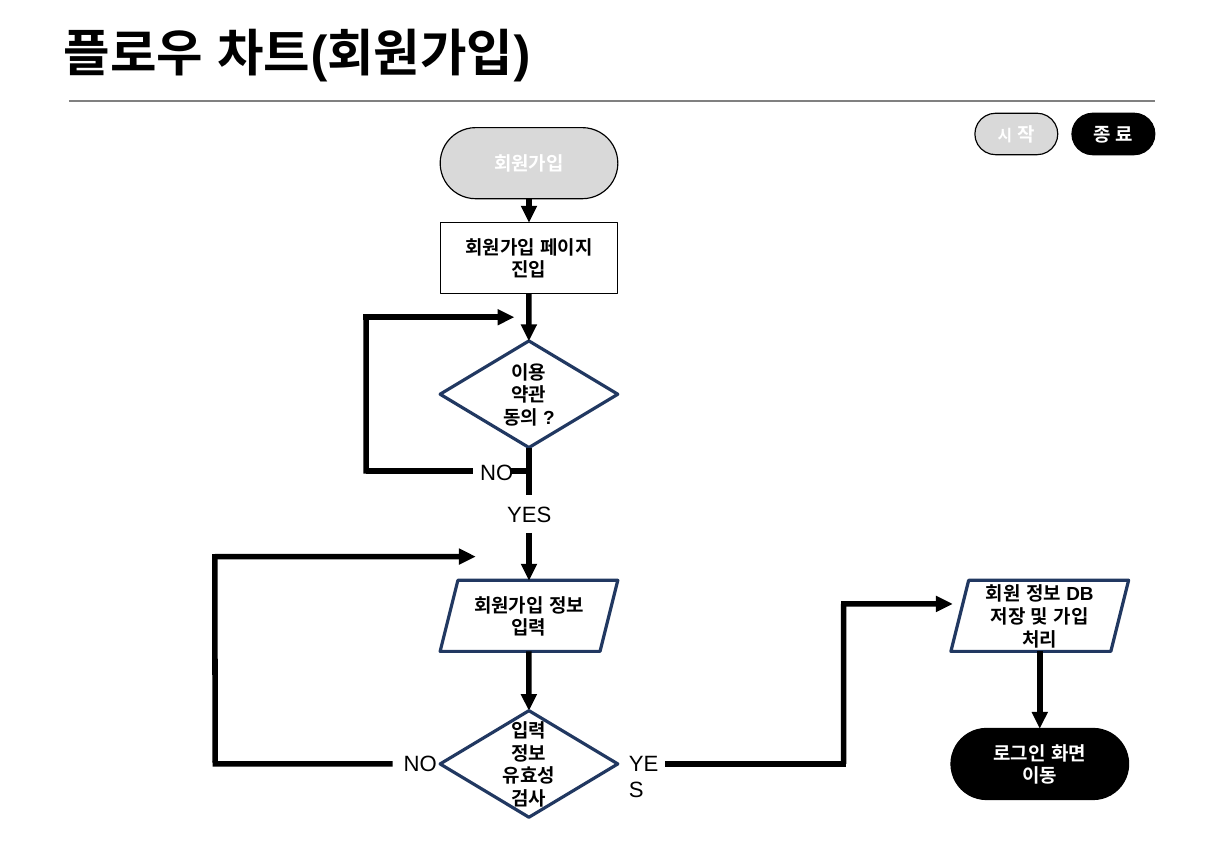
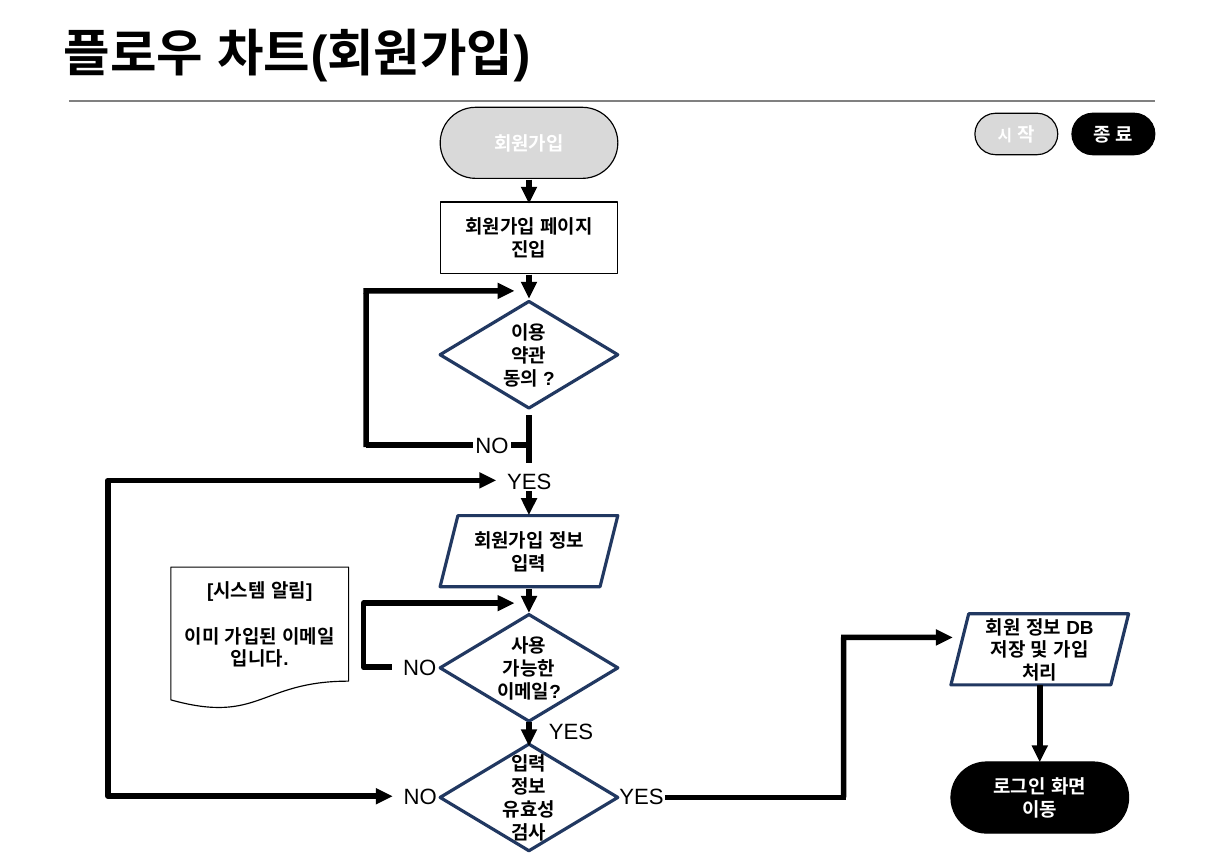
Before and after one commit to 2026-SMHRD-KDT-HealthCare-5/lisn, a slide deck: slide 4 of Documents/화면설계서_귀기울임.pptx. Drawn at 1232x853 pixels with LibreOffice and Linux fonts; fonts in the diff are those of the drawing. Boxes give left, top, right and bottom in pixels: in the first picture for what was removed or moved away, otherwise in the second. Text is boxed around its words. In the diff, an @@ line names an element or a change of style, - is before the commit and + after.

Commit message:
요구사항정의서 일부 문구 수정, 화면설계서 플로우차트(회원가입, AI페르소나챗봇) 수정

```diff
--- a/Documents/화면설계서_귀기울임.pptx
+++ b/Documents/화면설계서_귀기울임.pptx
@@ 1 rectangle, 1 rounded rectangle, 1 arrow: place and size @@
-1 rectangle, 1 rounded rectangle, 1 arrow at [440,127,618,293]
+1 rectangle, 1 rounded rectangle, 1 arrow at [440,107,618,273]
@@ 3 lines, 1 arrow: place and size @@
-3 lines, 1 arrow at [363,317,529,473]
+3 lines, 1 arrow at [363,291,529,447]
@@ arrow moved from (529, 293) - (529, 341) to (529, 274) - (529, 298) @@
@@ diamond "이용 약관 동의 ?": place and size @@
-diamond "이용 약관 동의 ?" at [440,341,618,448]
+diamond "이용 약관 동의 ?" at [440,301,618,408]
@@ line moved from (529, 448) - (529, 495) to (529, 415) - (529, 463) @@
@@ text "NO": place and size @@
-text "NO" at [480,464,513,481]
+text "NO" at [475,437,508,454]
@@ text "YES" rewrapped from [507,506,551,523] to [507,473,551,494] @@
@@ elbow double arrow added from (392, 796) to (496, 480), #000000 3.5 pt @@
@@ arrow added from (529, 491) to (529, 515), #000000 3.5 pt @@
@@ parallelogram "회원가입 정보 입력": place and size @@
-parallelogram "회원가입 정보 입력" at [440,580,618,651]
+parallelogram "회원가입 정보 입력" at [440,515,618,586]
@@ flow chart document added at [171,568,348,710], outline #000000 0.75 pt, 12 pt, text #000000, bold @@
+[시스템 알림]
+이미 가입된 이메일 입니다.
@@ arrow removed from (215, 556) to (476, 556) @@
@@ line removed from (215, 554) to (215, 763) @@
@@ arrow moved from (529, 534) - (529, 580) to (529, 589) - (529, 613) @@
@@ elbow arrow added from (392, 668) to (514, 603), #000000 3.5 pt @@
@@ diamond added at [440,614,618,721], outline #223961 2 pt, 12 pt, text #000000, bold @@
+사용 가능한 이메일?
@@ text added at [403,659,436,676], 14 pt, text #000000 @@
+NO
@@ 2 lines, 2 arrows, 1 rounded rectangle, 1 diamond, 1 text, 1 parallelogram: place and size @@
-2 lines, 2 arrows, 1 rounded rectangle, 1 diamond, 1 text, 1 parallelogram at [404,580,1128,818]
+2 lines, 2 arrows, 1 rounded rectangle, 1 diamond, 1 text, 1 parallelogram at [404,614,1128,851]
@@ arrow moved from (529, 652) - (529, 711) to (529, 722) - (529, 746) @@
@@ text added at [549,723,593,740], 14 pt, text #000000 @@
+YES
@@ line removed from (392, 764) to (213, 764) @@
@@ text "YES" rewrapped from [618,744,675,782] to [619,788,663,805] @@
```
Also in this commit, not shown: 1 other slide changed, 2 other files.
